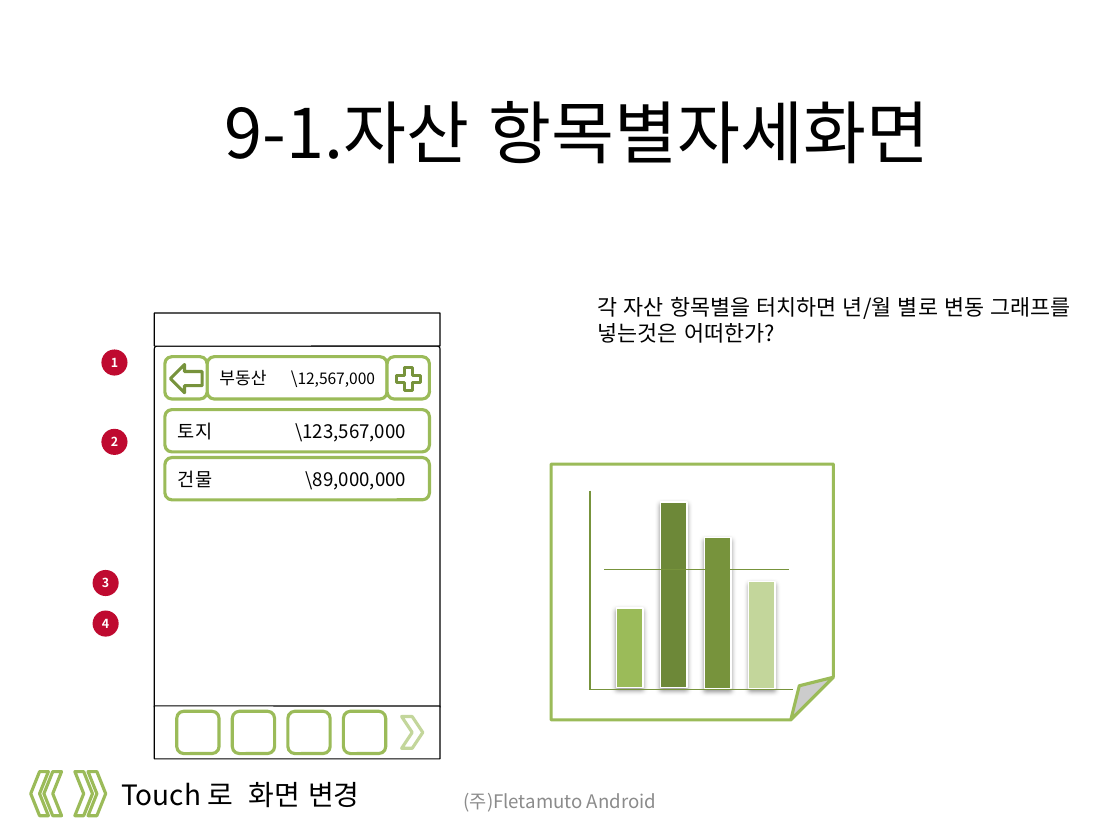
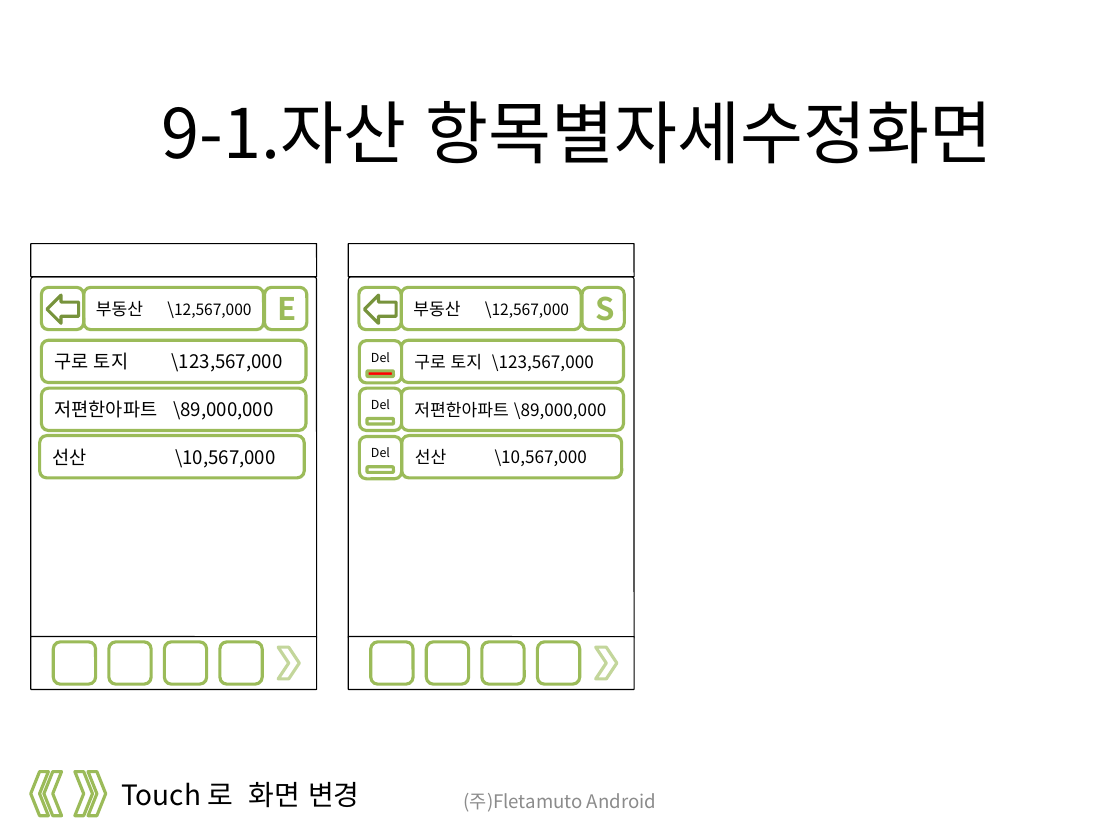
Before and after one commit to limjunghoon/fmfinance, a slide deck: slide 16 of trunk/DOC/GUI/재테크를 위한 어플리케이션 GUI_100711.pptx (slide 13 before the commit). Drawn at 1120x840 pixels with LibreOffice and Linux fonts; fonts in the diff are those of the drawing; background and template pictures are left out. Boxes give left, top, right and bottom in pixels: in the first picture for what was removed or moved away, otherwise in the second. Text is boxed around its words. In the diff, an @@ line names an element or a change of style, - is before the commit and + after.

```diff
--- a/trunk/DOC/GUI/재테크를 위한 어플리케이션 GUI_100711.pptx
+++ b/trunk/DOC/GUI/재테크를 위한 어플리케이션 GUI_100711.pptx
@@ title at [162, 101, 993, 164]: text changed @@
-9-1.자산 항목별자세화면
+9-1.자산 항목별자세수정화면
@@ rounded rectangle added at [264, 288, 307, 330], fill #FFFFFF, outline #9BBB59 2 pt, 20 pt, text #9BBB59, bold @@
+E
@@ rounded rectangle: place and size @@
-rounded rectangle at [388, 357, 430, 400]
+rounded rectangle at [358, 288, 401, 330]
@@ text removed at [598, 297, 1070, 343] @@
-각 자산 항목별을 터치하면 년/월 별로 변동 그래프를 넣는것은 어떠한가?
@@ text in rounded rectangle at [54, 352, 283, 372]: text changed @@
-토지 \123,567,000
+구로 토지 \123,567,000
@@ ellipse removed at [102, 349, 128, 375] @@
-1
@@ 11 rounded rectangles, 1 right arrow, 1 chevron: place and size @@
-11 rounded rectangles, 1 right arrow, 1 chevron at [155, 312, 440, 758]
+11 rounded rectangles, 1 right arrow, 1 chevron at [31, 244, 317, 689]
@@ plus sign removed at [393, 363, 424, 394] @@
@@ text in rounded rectangle at [54, 400, 273, 420]: text changed @@
-건물 \89,000,000
+저편한아파트 \89,000,000
@@ rounded rectangle added at [39, 436, 304, 478], fill #FFFFFF, outline #9BBB59 2 pt, 12 pt, text #000000 @@
+선산 \10,567,000
@@ ellipse removed at [102, 429, 128, 455] @@
-2
@@ group added at [348, 244, 634, 689]: 18 rounded rectangles, 1 chevron, 1 right arrow @@
+저편한아파트 \89,000,000
+구로 토지 \123,567,000
+부동산 \12,567,000
+S
+선산 \10,567,000
+Del
+Del
+Del
@@ folded corner removed at [551, 464, 833, 719] @@
@@ line removed from (590, 491) to (590, 690) @@
@@ rectangle removed at [661, 502, 688, 687] @@
@@ rectangle removed at [704, 538, 731, 689] @@
@@ ellipse removed at [93, 570, 119, 596] @@
-3
@@ line removed from (604, 570) to (790, 570) @@
@@ rectangle removed at [748, 581, 775, 688] @@
@@ ellipse removed at [93, 610, 119, 636] @@
-4
@@ rectangle removed at [616, 608, 643, 688] @@
@@ line removed from (590, 690) to (793, 690) @@
```
Also in this commit, not shown: 8 other slides changed, 4 slides added.
